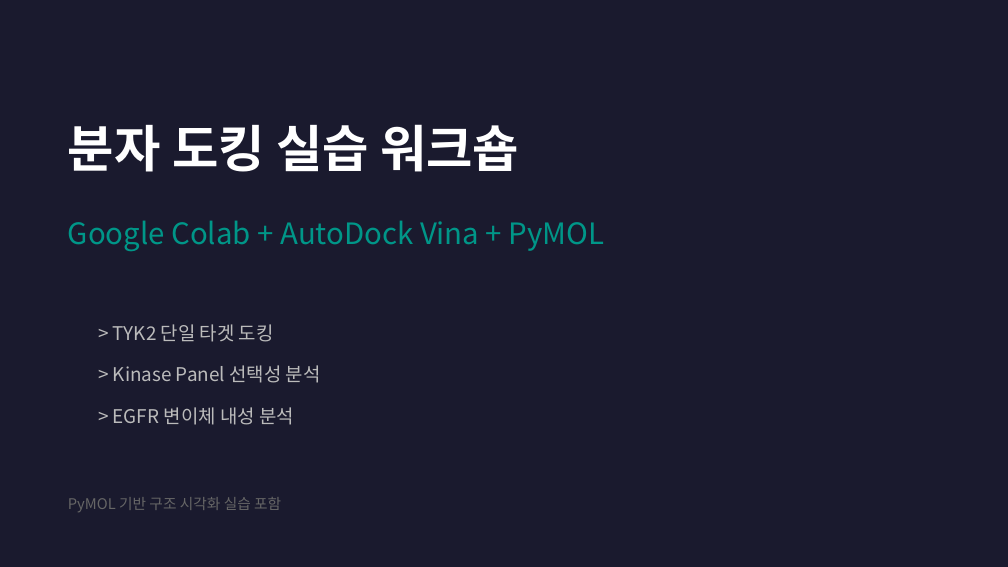
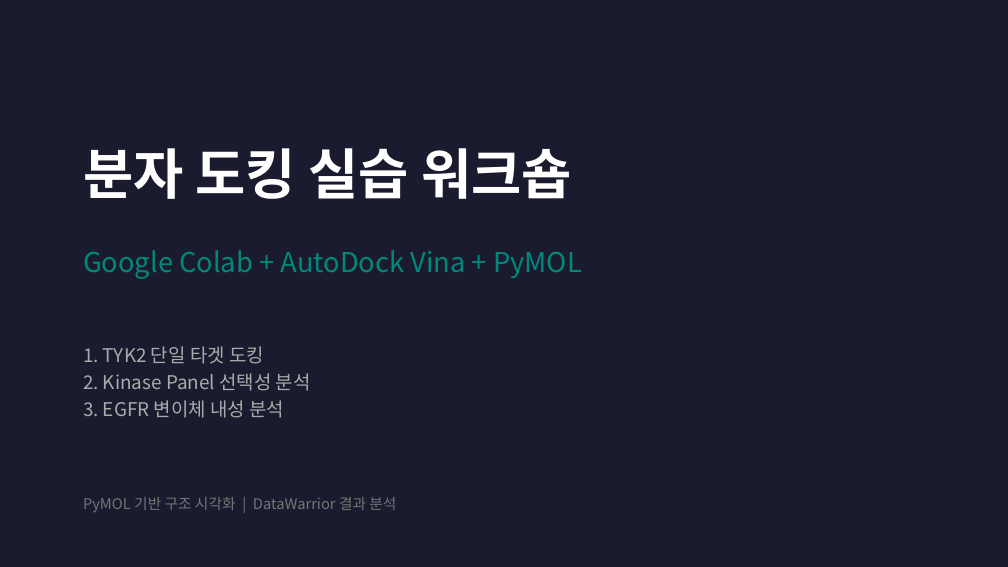
Before and after one commit to fourmodern/molecular_docking_tutorial, a slide deck: slide 1 of Molecular_Docking_Workshop.pptx. Drawn at 1008x567 pixels with LibreOffice and Linux fonts; fonts in the diff are those of the drawing. Boxes give left, top, right and bottom in pixels: in the first picture for what was removed or moved away, otherwise in the second. Text is boxed around its words. In the diff, an @@ line names an element or a change of style, - is before the commit and + after.

```diff
--- a/Molecular_Docking_Workshop.pptx
+++ b/Molecular_Docking_Workshop.pptx
@@ background #1A1A2E to #FFFFFF @@
@@ rectangle added at <box>0,0,1008,567</box>, fill #1B1B2F @@
@@ text "분자 도킹 실습 워크숍": place and size @@
-text "분자 도킹 실습 워크숍" at <box>68,124,519,172</box>
+text "분자 도킹 실습 워크숍" at <box>83,148,572,199</box>
@@ text "분자 도킹 실습 워크숍" at <box>83,148,572,199</box>: size 48 to 52 pt; more space between paragraphs @@
@@ text "Google Colab + AutoDock Vina ...": place and size @@
-text "Google Colab + AutoDock Vina ..." at <box>68,220,604,251</box>
+text "Google Colab + AutoDock Vina ..." at <box>83,250,582,279</box>
@@ text "Google Colab + AutoDock Vina ..." at <box>83,250,582,279</box>: size 28 to 26 pt, text colour #009688 to #00897B; more space between paragraphs @@
@@ text removed at <box>113,324,274,342</box> @@
-> TYK2 단일 타겟 도킹
@@ text at <box>83,346,311,418</box>: text changed; text colour #BBBBBB to #AAAAAA @@
-> Kinase Panel 선택성 분석
+1. TYK2 단일 타겟 도킹
+2. Kinase Panel 선택성 분석
+3. EGFR 변이체 내성 분석
@@ text removed at <box>113,407,294,425</box> @@
-> EGFR 변이체 내성 분석
@@ text at <box>83,497,396,512</box>: text changed; text colour #666666 to #757575 @@
-PyMOL 기반 구조 시각화 실습 포함
+PyMOL 기반 구조 시각화 | DataWarrior 결과 분석
```
Also in this commit, not shown: 14 other slides changed.
